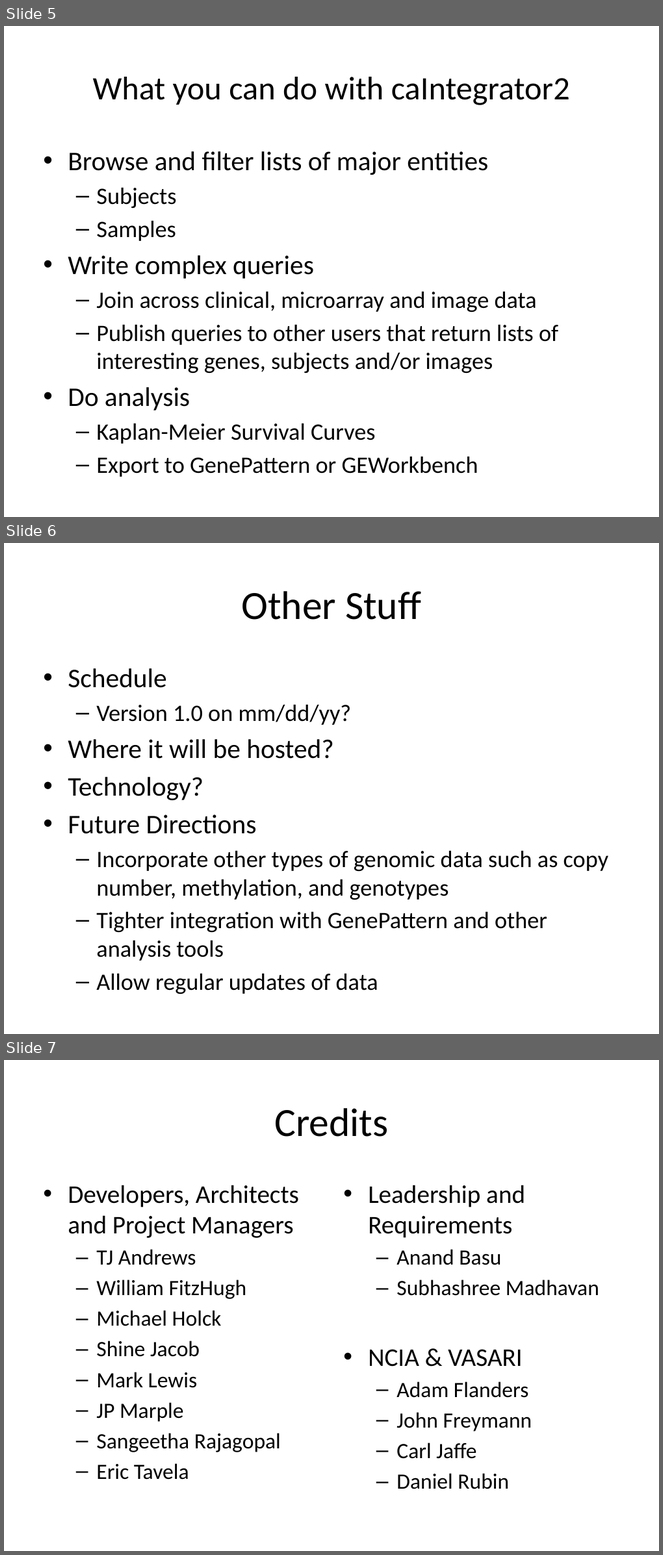
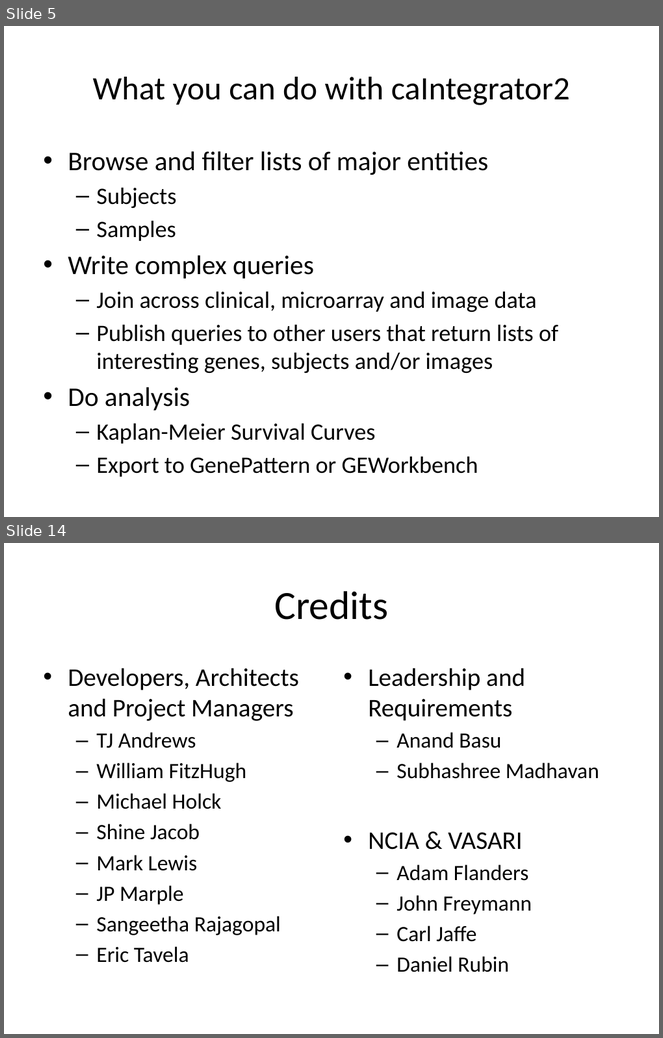
Before and after one commit to NCIP/caintegrator, a slide deck: docs/project_management/external_meetings/ICR Workspace Mtg Sept 2008 Slides.pptx. Shown one above the other, each under a label of ours: slides 5, 6 and 7 before the commit, slides 5 and 14 after it; the slides between them are not shown. The pictures are 663x1555 and 663x1038 pixels, drawn with LibreOffice and Linux fonts; fonts in the diff are those of the drawing. Boxes give left, top, right and bottom in pixels: in the first picture for what was removed or moved away, otherwise in the second. Text is boxed around its words. In the diff, an @@ line names an element or a change of style, - is before the commit and + after.

```diff
--- a/docs/project_management/external_meetings/ICR Workspace Mtg Sept 2008 Slides.pptx
+++ b/docs/project_management/external_meetings/ICR Workspace Mtg Sept 2008 Slides.pptx
@@ slide 6 removed at <box>4,543,659,1034</box>, background #FFFFFF @@
@@ title removed at <box>241,591,421,620</box> @@
-Other Stuff
@@ text removed at <box>68,668,608,995</box> @@
-• Schedule
-  – Version 1.0 on mm/dd/yy?
-• Where it will be hosted?
-• Technology?
-• Future Directions
-  – Incorporate other types of genomic data such as copy number, methylation, and genotypes
-  – Tighter integration with GenePattern and other analysis tools
-  – Allow regular updates of data
@@ what was slide 7 is now slide 14 @@
```
Also in this commit, not shown: 1 slide changed, 8 slides added.
